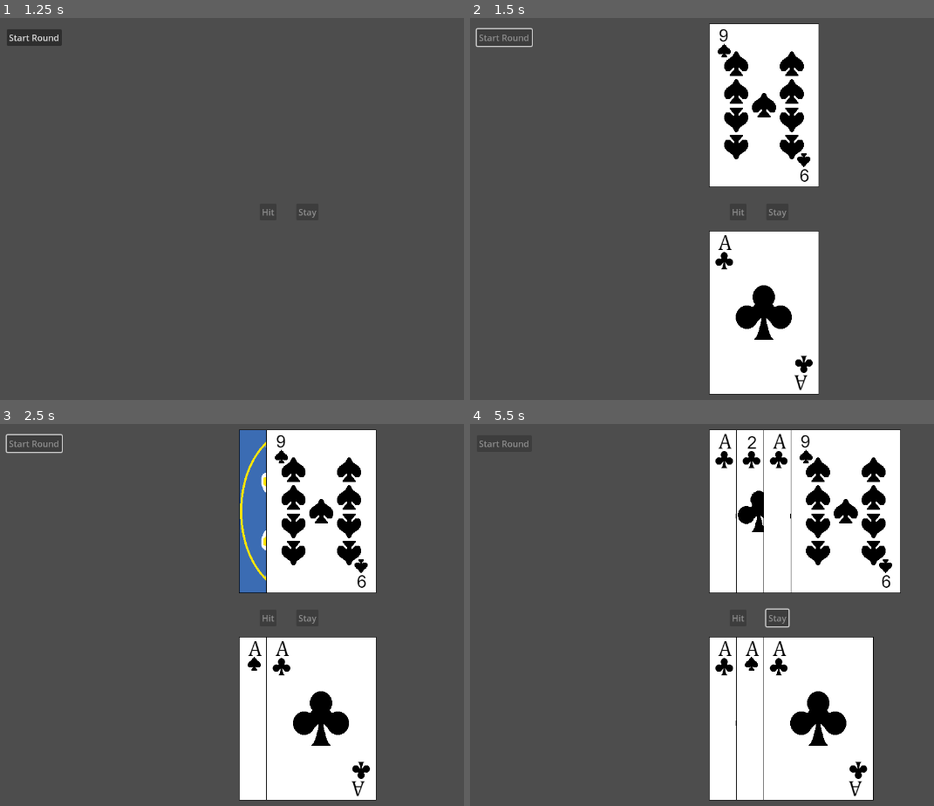
Above: before the commit, frames 1-4 (two rows, left to right).
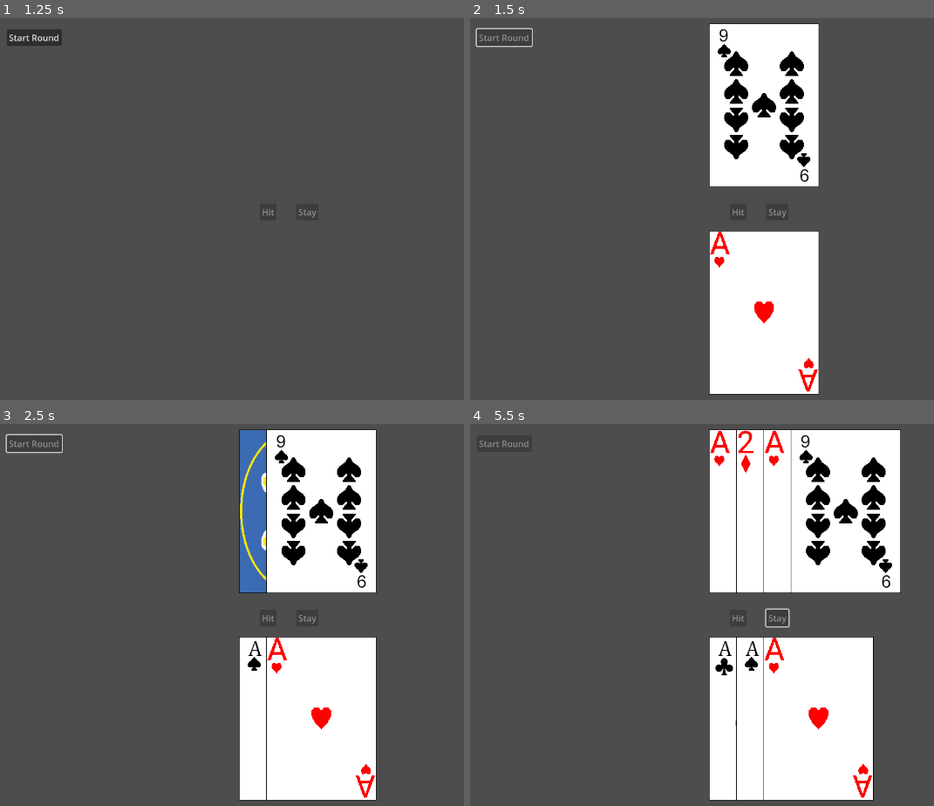
Above: after the commit, the same moments.

Repository: OwenFrakes/congressAppChallenge
Game: Godot game, scene res://Scenes/playerMovement.tscn
The game is run twice, just before and just after one commit, with the same random seed, the same clock (stepped at 60 frames per second) and the same inputs.
Inputs:
- Up to frame 1 (1.25 s): click "Blackjack" at 0.5 s
- Up to frame 2 (1.5 s): click "Start Round" at 1.25 s
- Up to frame 3 (2.5 s): tap Enter at 2 s
- Up to frame 4 (5.5 s): tap Space at 2.75 s; click "Hit" at 3.5 s; click "Stay" at 4.25 s

Frame 1 is identical in both runs. In frame 2, 1.4% of the frame differs, in the area x 51-75%, y 55-98%; in frame 3, 1.4%; in frame 4, 2.6%, in the area x 51-87%, y 1-98%.

Commit message:
Fixed Cards, Started data shift.

Diff:
--- a/Resources/ClubsSpriteSheet.tres
+++ b/Resources/SpriteSheets/ClubsSpriteSheet.tres
@@ -1,6 +1,6 @@
 [gd_resource type="SpriteFrames" load_steps=16 format=3 uid="uid://br7iqm2f3tl12"]
 
-[ext_resource type="Texture2D" uid="uid://dcoc4i26xtfq" path="res://Resources/ClubsSheet4.png" id="1_hoxqs"]
+[ext_resource type="Texture2D" uid="uid://dcoc4i26xtfq" path="res://Resources/ClubsSheet.png" id="1_hoxqs"]
 
 [sub_resource type="AtlasTexture" id="AtlasTexture_dwcja"]
 atlas = ExtResource("1_hoxqs")
--- /dev/null
+++ b/Resources/SpriteSheets/DiamondsSpriteSheet.tres
@@ -0,0 +1,208 @@
+[gd_resource type="SpriteFrames" load_steps=31 format=3 uid="uid://irrs5og3dy0u"]
+
+[ext_resource type="Texture2D" uid="uid://b22te0sq4a5df" path="res://Resources/DiamondSheet.png" id="1_h6y2e"]
+[ext_resource type="Texture2D" uid="uid://3ttbameqpjn8" path="res://Resources/HeartsSheet.png" id="2_83bet"]
+
+[sub_resource type="AtlasTexture" id="AtlasTexture_05h27"]
+atlas = ExtResource("1_h6y2e")
+region = Rect2(0, 0, 202, 300)
+
+[sub_resource type="AtlasTexture" id="AtlasTexture_6jqyb"]
+atlas = ExtResource("1_h6y2e")
+region = Rect2(202, 0, 202, 300)
+
+[sub_resource type="AtlasTexture" id="AtlasTexture_akxgm"]
+atlas = ExtResource("1_h6y2e")
+region = Rect2(404, 0, 202, 300)
+
+[sub_resource type="AtlasTexture" id="AtlasTexture_sey1i"]
+atlas = ExtResource("1_h6y2e")
+region = Rect2(606, 0, 202, 300)
+
+[sub_resource type="AtlasTexture" id="AtlasTexture_bxtk7"]
+atlas = ExtResource("1_h6y2e")
+region = Rect2(0, 300, 202, 300)
+
+[sub_resource type="AtlasTexture" id="AtlasTexture_82qfs"]
+atlas = ExtResource("1_h6y2e")
+region = Rect2(202, 300, 202, 300)
+
+[sub_resource type="AtlasTexture" id="AtlasTexture_e7a2a"]
+atlas = ExtResource("1_h6y2e")
+region = Rect2(404, 300, 202, 300)
+
+[sub_resource type="AtlasTexture" id="AtlasTexture_osyo7"]
+atlas = ExtResource("1_h6y2e")
+region = Rect2(606, 300, 202, 300)
+
+[sub_resource type="AtlasTexture" id="AtlasTexture_kgwna"]
+atlas = ExtResource("1_h6y2e")
+region = Rect2(0, 600, 202, 300)
+
+[sub_resource type="AtlasTexture" id="AtlasTexture_nipg5"]
+atlas = ExtResource("1_h6y2e")
+region = Rect2(202, 600, 202, 300)
+
+[sub_resource type="AtlasTexture" id="AtlasTexture_727jx"]
+atlas = ExtResource("1_h6y2e")
+region = Rect2(404, 600, 202, 300)
+
+[sub_resource type="AtlasTexture" id="AtlasTexture_4r0b2"]
+atlas = ExtResource("1_h6y2e")
+region = Rect2(606, 600, 202, 300)
+
+[sub_resource type="AtlasTexture" id="AtlasTexture_vbpkt"]
+atlas = ExtResource("1_h6y2e")
+region = Rect2(0, 900, 202, 300)
+
+[sub_resource type="AtlasTexture" id="AtlasTexture_usga8"]
+atlas = ExtResource("1_h6y2e")
+region = Rect2(202, 900, 202, 300)
+
+[sub_resource type="AtlasTexture" id="AtlasTexture_p58cs"]
+atlas = ExtResource("2_83bet")
+region = Rect2(0, 0, 202, 300)
+
+[sub_resource type="AtlasTexture" id="AtlasTexture_cg5ss"]
+atlas = ExtResource("2_83bet")
+region = Rect2(202, 0, 202, 300)
+
+[sub_resource type="AtlasTexture" id="AtlasTexture_p73l4"]
+atlas = ExtResource("2_83bet")
+region = Rect2(404, 0, 202, 300)
+
+[sub_resource type="AtlasTexture" id="AtlasTexture_ari18"]
+atlas = ExtResource("2_83bet")
+region = Rect2(606, 0, 202, 300)
+
+[sub_resource type="AtlasTexture" id="AtlasTexture_bdwfa"]
+atlas = ExtResource("2_83bet")
+region = Rect2(0, 300, 202, 300)
+
+[sub_resource type="AtlasTexture" id="AtlasTexture_6gago"]
+atlas = ExtResource("2_83bet")
+region = Rect2(202, 300, 202, 300)
+
+[sub_resource type="AtlasTexture" id="AtlasTexture_o3jf1"]
+atlas = ExtResource("2_83bet")
+region = Rect2(404, 300, 202, 300)
+
+[sub_resource type="AtlasTexture" id="AtlasTexture_a64y5"]
+atlas = ExtResource("2_83bet")
+region = Rect2(606, 300, 202, 300)
+
+[sub_resource type="AtlasTexture" id="AtlasTexture_88apf"]
+atlas = ExtResource("2_83bet")
+region = Rect2(0, 600, 202, 300)
+
+[sub_resource type="AtlasTexture" id="AtlasTexture_v3yrl"]
+atlas = ExtResource("2_83bet")
+region = Rect2(202, 600, 202, 300)
+
+[sub_resource type="AtlasTexture" id="AtlasTexture_ocw5f"]
+atlas = ExtResource("2_83bet")
+region = Rect2(404, 600, 202, 300)
+
+[sub_resource type="AtlasTexture" id="AtlasTexture_yeqms"]
+atlas = ExtResource("2_83bet")
+region = Rect2(606, 600, 202, 300)
+
+[sub_resource type="AtlasTexture" id="AtlasTexture_351pc"]
+atlas = ExtResource("2_83bet")
+region = Rect2(0, 900, 202, 300)
+
+[sub_resource type="AtlasTexture" id="AtlasTexture_1lgqi"]
+atlas = ExtResource("2_83bet")
+region = Rect2(202, 900, 202, 300)
+
+[resource]
+animations = [{
+"frames": [{
+"duration": 1.0,
+"texture": SubResource("AtlasTexture_05h27")
+}, {
+"duration": 1.0,
+"texture": SubResource("AtlasTexture_6jqyb")
+}, {
+"duration": 1.0,
+"texture": SubResource("AtlasTexture_akxgm")
+}, {
+"duration": 1.0,
+"texture": SubResource("AtlasTexture_sey1i")
+}, {
+"duration": 1.0,
+"texture": SubResource("AtlasTexture_bxtk7")
+}, {
+"duration": 1.0,
+"texture": SubResource("AtlasTexture_82qfs")
+}, {
+"duration": 1.0,
+"texture": SubResource("AtlasTexture_e7a2a")
+}, {
+"duration": 1.0,
+"texture": SubResource("AtlasTexture_osyo7")
+}, {
+"duration": 1.0,
+"texture": SubResource("AtlasTexture_kgwna")
+}, {
+"duration": 1.0,
+"texture": SubResource("AtlasTexture_nipg5")
+}, {
+"duration": 1.0,
+"texture": SubResource("AtlasTexture_727jx")
+}, {
+"duration": 1.0,
+"texture": SubResource("AtlasTexture_4r0b2")
+}, {
+"duration": 1.0,
+"texture": SubResource("AtlasTexture_vbpkt")
+}, {
+"duration": 1.0,
+"texture": SubResource("AtlasTexture_usga8")
+}, {
+"duration": 1.0,
+"texture": SubResource("AtlasTexture_p58cs")
+}, {
+"duration": 1.0,
+"texture": SubResource("AtlasTexture_cg5ss")
+}, {
+"duration": 1.0,
+"texture": SubResource("AtlasTexture_p73l4")
+}, {
+"duration": 1.0,
+"texture": SubResource("AtlasTexture_ari18")
+}, {
+"duration": 1.0,
+"texture": SubResource("AtlasTexture_bdwfa")
+}, {
+"duration": 1.0,
+"texture": SubResource("AtlasTexture_6gago")
+}, {
+"duration": 1.0,
+"texture": SubResource("AtlasTexture_o3jf1")
+}, {
+"duration": 1.0,
+"texture": SubResource("AtlasTexture_a64y5")
+}, {
+"duration": 1.0,
+"texture": SubResource("AtlasTexture_88apf")
+}, {
+"duration": 1.0,
+"texture": SubResource("AtlasTexture_v3yrl")
+}, {
+"duration": 1.0,
+"texture": SubResource("AtlasTexture_ocw5f")
+}, {
+"duration": 1.0,
+"texture": SubResource("AtlasTexture_yeqms")
+}, {
+"duration": 1.0,
+"texture": SubResource("AtlasTexture_351pc")
+}, {
+"duration": 1.0,
+"texture": SubResource("AtlasTexture_1lgqi")
+}],
+"loop": true,
+"name": &"default",
+"speed": 5.0
+}]
--- /dev/null
+++ b/Resources/SpriteSheets/HeartsSpriteSheet.tres
@@ -0,0 +1,109 @@
+[gd_resource type="SpriteFrames" load_steps=16 format=3 uid="uid://c7dxrraa2grym"]
+
+[ext_resource type="Texture2D" uid="uid://3ttbameqpjn8" path="res://Resources/HeartsSheet.png" id="1_qykv5"]
+
+[sub_resource type="AtlasTexture" id="AtlasTexture_cgrc7"]
+atlas = ExtResource("1_qykv5")
+region = Rect2(0, 0, 202, 300)
+
+[sub_resource type="AtlasTexture" id="AtlasTexture_ct0oe"]
+atlas = ExtResource("1_qykv5")
+region = Rect2(202, 0, 202, 300)
+
+[sub_resource type="AtlasTexture" id="AtlasTexture_62ubr"]
+atlas = ExtResource("1_qykv5")
+region = Rect2(404, 0, 202, 300)
+
+[sub_resource type="AtlasTexture" id="AtlasTexture_1nfqg"]
+atlas = ExtResource("1_qykv5")
+region = Rect2(606, 0, 202, 300)
+
+[sub_resource type="AtlasTexture" id="AtlasTexture_exk57"]
+atlas = ExtResource("1_qykv5")
+region = Rect2(0, 300, 202, 300)
+
+[sub_resource type="AtlasTexture" id="AtlasTexture_d308n"]
+atlas = ExtResource("1_qykv5")
+region = Rect2(202, 300, 202, 300)
+
+[sub_resource type="AtlasTexture" id="AtlasTexture_xhogt"]
+atlas = ExtResource("1_qykv5")
+region = Rect2(404, 300, 202, 300)
+
+[sub_resource type="AtlasTexture" id="AtlasTexture_xfhmm"]
+atlas = ExtResource("1_qykv5")
+region = Rect2(606, 300, 202, 300)
+
+[sub_resource type="AtlasTexture" id="AtlasTexture_wyjou"]
+atlas = ExtResource("1_qykv5")
+region = Rect2(0, 600, 202, 300)
+
+[sub_resource type="AtlasTexture" id="AtlasTexture_b2kko"]
+atlas = ExtResource("1_qykv5")
+region = Rect2(202, 600, 202, 300)
+
+[sub_resource type="AtlasTexture" id="AtlasTexture_by46h"]
+atlas = ExtResource("1_qykv5")
+region = Rect2(404, 600, 202, 300)
+
+[sub_resource type="AtlasTexture" id="AtlasTexture_1wunh"]
+atlas = ExtResource("1_qykv5")
+region = Rect2(606, 600, 202, 300)
+
+[sub_resource type="AtlasTexture" id="AtlasTexture_lrgk2"]
+atlas = ExtResource("1_qykv5")
+region = Rect2(0, 900, 202, 300)
+
+[sub_resource type="AtlasTexture" id="AtlasTexture_jsv8g"]
+atlas = ExtResource("1_qykv5")
+region = Rect2(202, 900, 202, 300)
+
+[resource]
+animations = [{
+"frames": [{
+"duration": 1.0,
+"texture": SubResource("AtlasTexture_cgrc7")
+}, {
+"duration": 1.0,
+"texture": SubResource("AtlasTexture_ct0oe")
+}, {
+"duration": 1.0,
+"texture": SubResource("AtlasTexture_62ubr")
+}, {
+"duration": 1.0,
+"texture": SubResource("AtlasTexture_1nfqg")
+}, {
+"duration": 1.0,
+"texture": SubResource("AtlasTexture_exk57")
+}, {
+"duration": 1.0,
+"texture": SubResource("AtlasTexture_d308n")
+}, {
+"duration": 1.0,
+"texture": SubResource("AtlasTexture_xhogt")
+}, {
+"duration": 1.0,
+"texture": SubResource("AtlasTexture_xfhmm")
+}, {
+"duration": 1.0,
+"texture": SubResource("AtlasTexture_wyjou")
+}, {
+"duration": 1.0,
+"texture": SubResource("AtlasTexture_b2kko")
+}, {
+"duration": 1.0,
+"texture": SubResource("AtlasTexture_by46h")
+}, {
+"duration": 1.0,
+"texture": SubResource("AtlasTexture_1wunh")
+}, {
+"duration": 1.0,
+"texture": SubResource("AtlasTexture_lrgk2")
+}, {
+"duration": 1.0,
+"texture": SubResource("AtlasTexture_jsv8g")
+}],
+"loop": true,
+"name": &"default",
+"speed": 5.0
+}]
--- a/Resources/SpadesSpriteSheet.tres
+++ b/Resources/SpriteSheets/SpadesSpriteSheet.tres
@@ -1,6 +1,6 @@
 [gd_resource type="SpriteFrames" load_steps=16 format=3 uid="uid://xedgwf4irc6x"]
 
-[ext_resource type="Texture2D" uid="uid://8ysc1vufq5kf" path="res://Resources/SpadesSheet2.png" id="1_0g8bo"]
+[ext_resource type="Texture2D" uid="uid://8ysc1vufq5kf" path="res://Resources/SpadesSheet.png" id="1_0g8bo"]
 
 [sub_resource type="AtlasTexture" id="AtlasTexture_afmkq"]
 atlas = ExtResource("1_0g8bo")
--- a/Scenes/blackjack.tscn
+++ b/Scenes/blackjack.tscn
@@ -1,17 +1,12 @@
 [gd_scene load_steps=3 format=3 uid="uid://dc48lkekxqu2l"]
 
 [ext_resource type="Script" path="res://Scripts/black_jack_dealer.gd" id="1_ic5ah"]
-[ext_resource type="Script" path="res://Scripts/gambler.gd" id="2_jpwsu"]
+[ext_resource type="Script" path="res://Scenes/player.gd" id="2_h7nlf"]
 
 [node name="Node2D" type="Node2D"]
 
 [node name="BlackJackDealer" type="Node" parent="."]
 script = ExtResource("1_ic5ah")
-
-[node name="Player" type="Node" parent="."]
-
-[node name="Gambler" type="Node" parent="Player"]
-script = ExtResource("2_jpwsu")
 
 [node name="StartButton" type="Button" parent="."]
 offset_left = 38.0
@@ -39,6 +34,9 @@
 disabled = true
 text = "Stay"
 
+[node name="Player" type="Node" parent="."]
+script = ExtResource("2_h7nlf")
+
 [connection signal="pressed" from="StartButton" to="BlackJackDealer" method="_on_start_button_pressed"]
 [connection signal="pressed" from="HitButton" to="BlackJackDealer" method="_on_hit_button_pressed"]
 [connection signal="pressed" from="StayButton" to="BlackJackDealer" method="_on_stay_button_pressed"]
--- /dev/null
+++ b/Scenes/level.gd
@@ -0,0 +1,11 @@
+extends Node2D
+
+
+# Called when the node enters the scene tree for the first time.
+func _ready() -> void:
+	pass # Replace with function body.
+
+
+# Called every frame. 'delta' is the elapsed time since the previous frame.
+func _process(delta: float) -> void:
+	pass
--- a/Scenes/player.gd
+++ b/Scenes/player.gd
@@ -1,3 +1,3 @@
-extends Node
+class_name Player extends Node
 
 var playerMoney = 0
--- a/Scenes/playerMovement.tscn
+++ b/Scenes/playerMovement.tscn
@@ -1,9 +1,12 @@
-[gd_scene load_steps=3 format=3 uid="uid://d0no6puo6onw3"]
+[gd_scene load_steps=5 format=3 uid="uid://d0no6puo6onw3"]
 
+[ext_resource type="Script" path="res://Scenes/level.gd" id="1_3w6kp"]
 [ext_resource type="Script" path="res://Scripts/player_mover.gd" id="1_qnrmp"]
 [ext_resource type="Script" path="res://Scenes/player.gd" id="2_aa37n"]
+[ext_resource type="Script" path="res://Scenes/world.gd" id="3_of3cb"]
 
 [node name="PlayerMovement" type="Node2D"]
+script = ExtResource("1_3w6kp")
 
 [node name="Camera2D" type="Camera2D" parent="."]
 anchor_mode = 0
@@ -19,6 +22,9 @@
 [node name="PlayerMover" type="Node" parent="."]
 script = ExtResource("1_qnrmp")
 
+[node name="World" type="Node" parent="."]
+script = ExtResource("3_of3cb")
+
 [node name="Player" type="Node" parent="."]
 script = ExtResource("2_aa37n")
 
--- /dev/null
+++ b/Scenes/world.gd
@@ -0,0 +1,37 @@
+extends Node
+
+
+var world = [[0,0,0,0,0],
+			 [0,0,1,0,0],
+			 [0,0,0,0,0],
+			 [0,0,0,0,0],
+			 [0,0,0,0,0]]
+var playerX = 2
+var playerY = 2
+var playerFacing = "NORTH"
+
+func move():
+	match(playerFacing):
+		"NORTH":
+			if(playerY != 0):
+				playerY -= 1
+		"SOUTH":
+			if(playerY != 4):
+				playerY += 1
+		"WEST":
+			if(playerX != 0):
+				playerX -= 1
+		"EAST":
+			if(playerX != 4):
+				playerX += 1
+
+
+
+##Old code, keeping it around just in case.
+##func _ready():
+##	for y in range(5):
+##		world.append([])
+##		for x in range(5):
+##			world[y].append(0)
+##	for row in world:
+##		print(row)
--- a/Scripts/black_jack_dealer.gd
+++ b/Scripts/black_jack_dealer.gd
@@ -67,7 +67,7 @@
 		card.set_z_index(dVisLayer)
 		dVisLayer += 1
 		dealerPos += 50
-		print(card.getSuit() + " " + str(card.getValue()))
+		print("Dealer" + card.getSuit() + " " + str(card.getValue()))
 
 #Arranges the player's hand.
 func arrangePlayerHand():
@@ -80,6 +80,7 @@
 		card.set_z_index(pVisLayer)
 		pVisLayer += 1
 		playerPos += 50
+		print("Player" + card.getSuit() + " " + str(card.getValue()))
 
 # Gets the total of a given hand, needs a hand as a parameter.
 func handTotal(hand):
--- a/Scripts/card.gd
+++ b/Scripts/card.gd
@@ -2,11 +2,11 @@
 
 var suit = ""
 var value = 0
+var cardType = 0
 var faceUp = false
 
 func _ready():
 	set_texture_filter(1)
-	#set_scale(Vector2(0.75, 0.75))
 
 func setCard(newSuit, newValue):
 	suit = newSuit
@@ -29,7 +29,8 @@
 		4:
 			suit = "Hearts"
 
-	var cardType = randi_range(1,13)
+	#Generatre a type and value, type can be numbers or face. And value is value, face 10, numbers = number.
+	cardType = randi_range(1,13)
 
 	if(cardType > 10):
 		value = 10
@@ -40,18 +41,21 @@
 func updateCardFace():
 	match(getSuit()):
 			"Spades":
-				sprite_frames = load("res://Resources/SpadesSpriteSheet.tres")
+				sprite_frames = load("res://Resources/SpriteSheets/SpadesSpriteSheet.tres")
 			"Clubs":
-				sprite_frames = load("res://Resources/ClubsSpriteSheet.tres")
+				sprite_frames = load("res://Resources/SpriteSheets/ClubsSpriteSheet.tres")
 			"Hearts":
-				sprite_frames = load("res://Resources/ClubsSpriteSheet.tres")
+				sprite_frames = load("res://Resources/SpriteSheets/HeartsSpriteSheet.tres")
 			"Diamonds":
-				sprite_frames = load("res://Resources/ClubsSpriteSheet.tres")
+				sprite_frames = load("res://Resources/SpriteSheets/DiamondsSpriteSheet.tres")
 	if(faceUp):
 		pause()
-		set_frame_and_progress(getValue() - 1, frame_progress)
+		set_frame_and_progress(getCardType() - 1, frame_progress)
 	else :
 		frame = 13
+
+func getCardType():
+	return cardType
 
 func getValue():
 	return value
Renamed: Resources/ClubsSheet4.png -> Resources/ClubsSheet.png
Not shown, added: Resources/ClubsSheet.png.import
Binary file added: Resources/DiamondSheet.png
Not shown, changed: Resources/DiamondSheet.png.import
Binary file added: Resources/HeartsSheet.png
Not shown, added: Resources/HeartsSheet.png.import
Renamed: Resources/SpadesSheet2.png -> Resources/SpadesSheet.png
Not shown, changed: Resources/SpadesSheet.png.import
